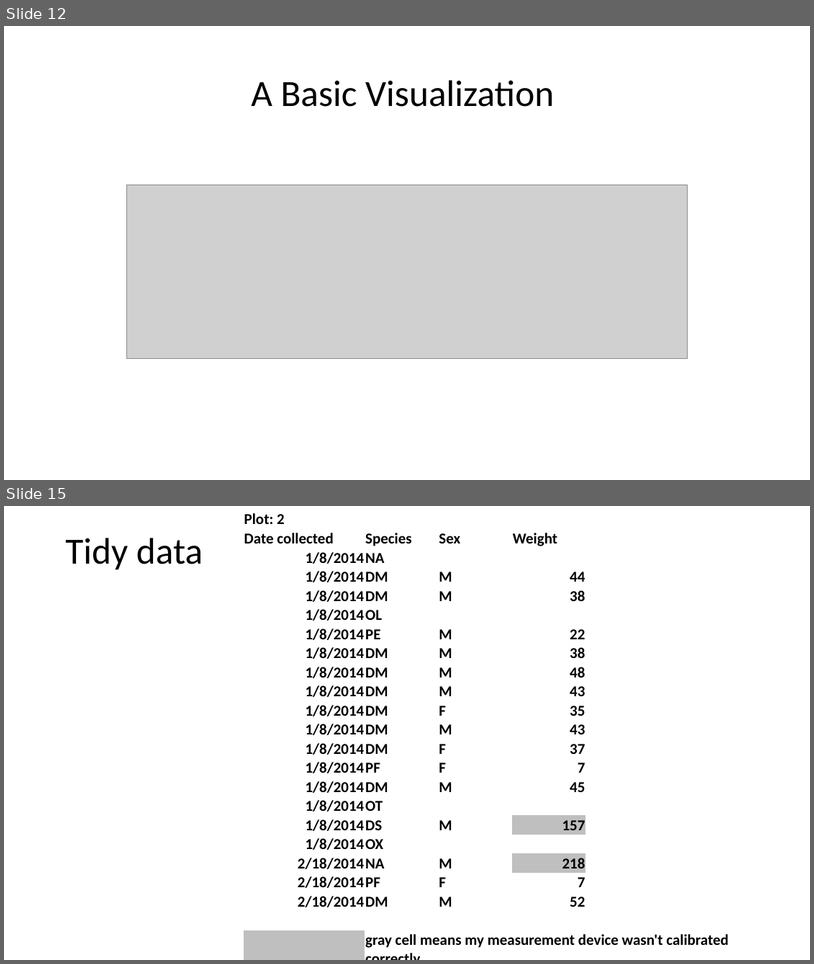
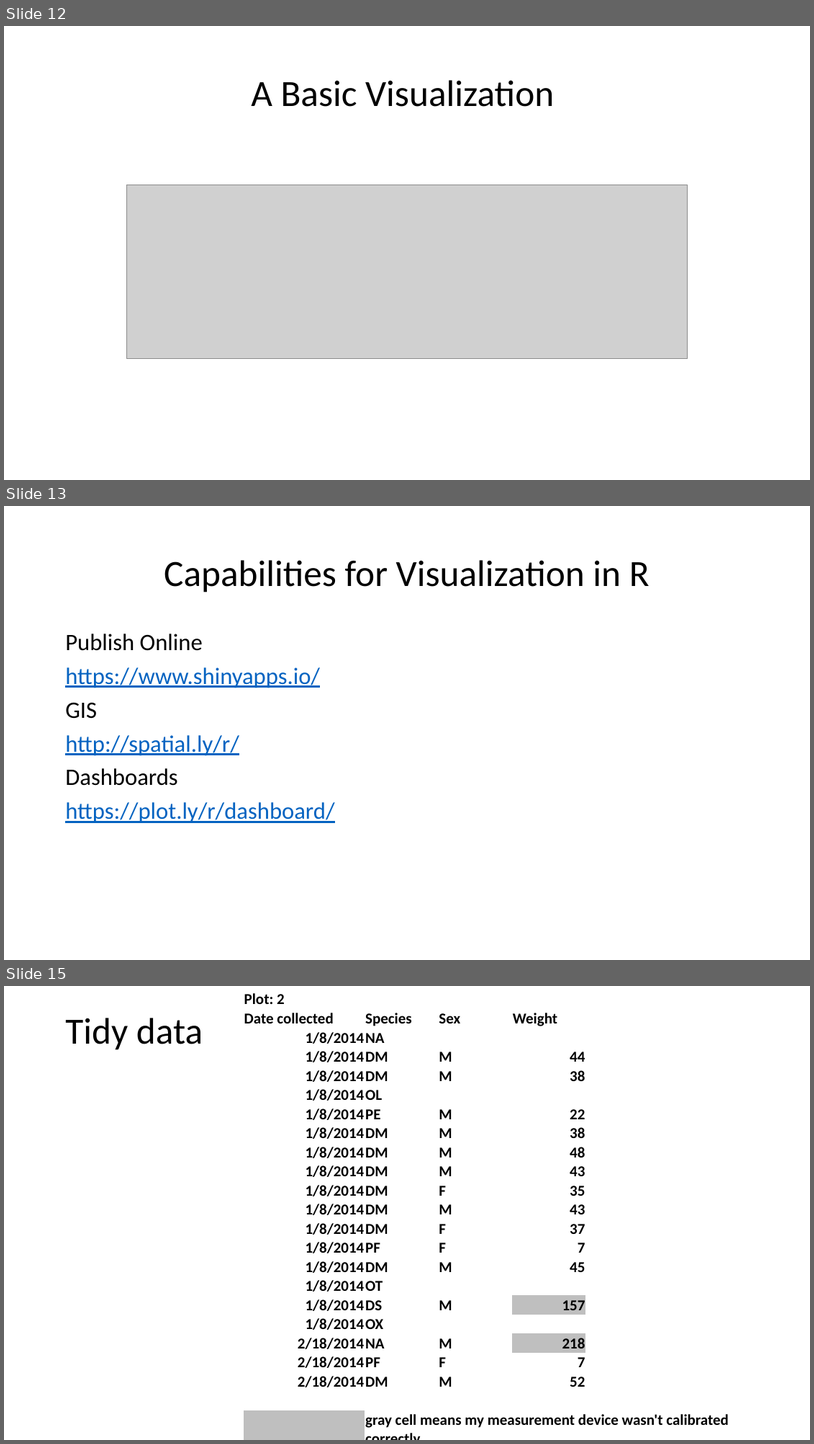
Before and after one commit to bdh5029/Rprojects, a slide deck: VisualizingR.pptx. Shown one above the other, each under a label of ours: slides 12 and 15 before the commit, slides 12, 13 and 15 after it; the slides between them are not shown. The pictures are 814x964 and 814x1444 pixels, drawn with LibreOffice and Linux fonts; fonts in the diff are those of the drawing; grey boxes stand for pictures. Boxes give left, top, right and bottom in pixels: in the first picture for what was removed or moved away, otherwise in the second. Text is boxed around its words. In the diff, an @@ line names an element or a change of style, - is before the commit and + after.

```diff
--- a/VisualizingR.pptx
+++ b/VisualizingR.pptx
@@ slide 13 added at <box>4,506,810,960</box>, background #FFFFFF @@
@@ title added at <box>164,560,650,592</box>, 44 pt, text #000000 @@
+Capabilities for Visualization in R
@@ text added at <box>65,633,334,823</box>, 28 pt, text #0563C1, underline @@
+Publish Online
+https://www.shinyapps.io/
+GIS
+http://spatial.ly/r/
+Dashboards
+https://plot.ly/r/dashboard/
```
Also in this commit, not shown: 5 slides changed, 2 other slides added, 5 slides removed.
